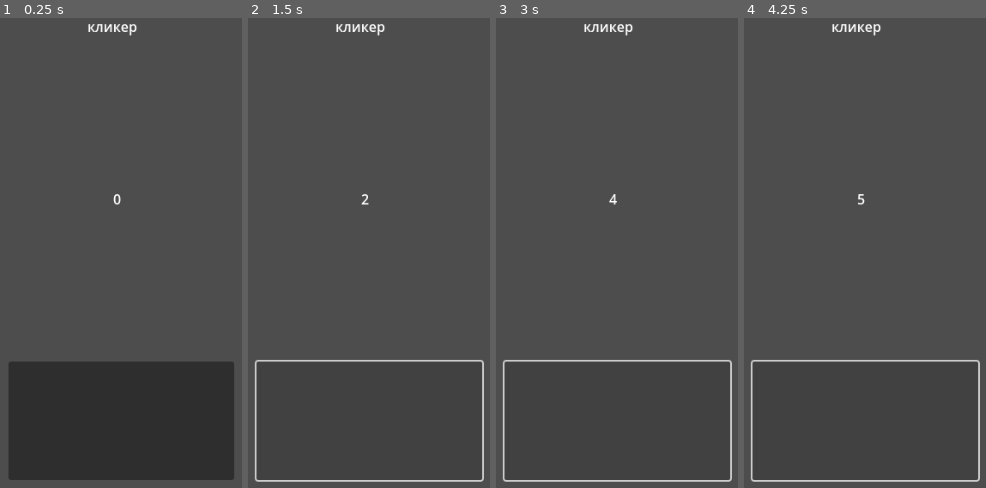
Above: before the commit, frames 1-4 (left to right).
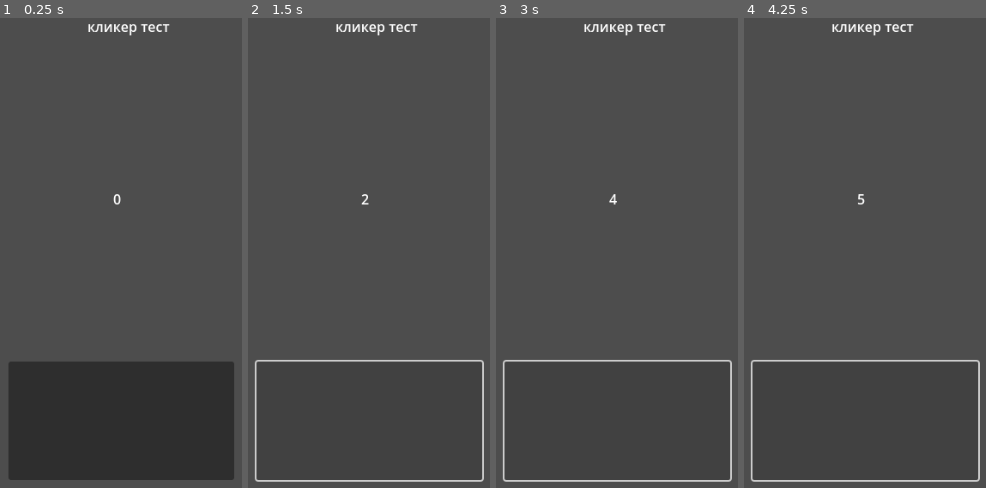
Above: after the commit, the same moments.

Repository: coca-in-a-cola/carassius
Game: Godot game, scene res://game.tscn
The game is run twice, just before and just after one commit, with the same random seed, the same clock (stepped at 60 frames per second) and the same inputs.
Inputs (mouse positions are in pixels of both pictures, inside the frame that each line leads up to):
- Up to frame 1 (0.25 s): no input
- Up to frame 2 (1.5 s): click (369, 422) at 0.5 s; click (369, 422) at 1.25 s
- Up to frame 3 (3 s): click (617, 422) at 2 s; tap Enter at 2.75 s
- Up to frame 4 (4.25 s): tap Space at 3.5 s

The runs differ from the first frame. In frame 1, 0.1% of the frame differs, in the area x 58-71%, y 1-3%; in frame 2, 0.1%; in frame 3, 0.1%; in frame 4, 0.1%.

Commit message:
build...

Diff:
--- a/godot/game.tscn
+++ b/godot/game.tscn
@@ -17,7 +17,7 @@
 offset_top = 180.0
 offset_right = 322.0
 offset_bottom = 233.0
-text = "кликер
+text = "кликер тест
 "
 
 [node name="Label2" type="Label" parent="Control"]
Not shown, changed: build/index.html
Not shown, changed: build/index.pck
Not shown, changed: build/index.service.worker.js
